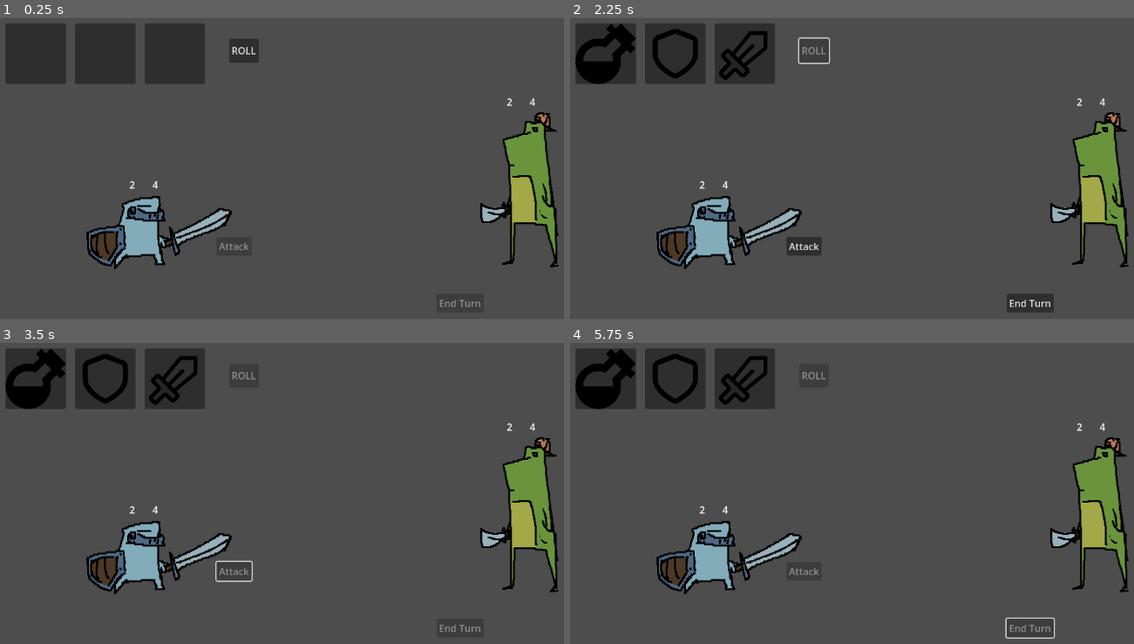
Above: before the commit, frames 1-4 (two rows, left to right).
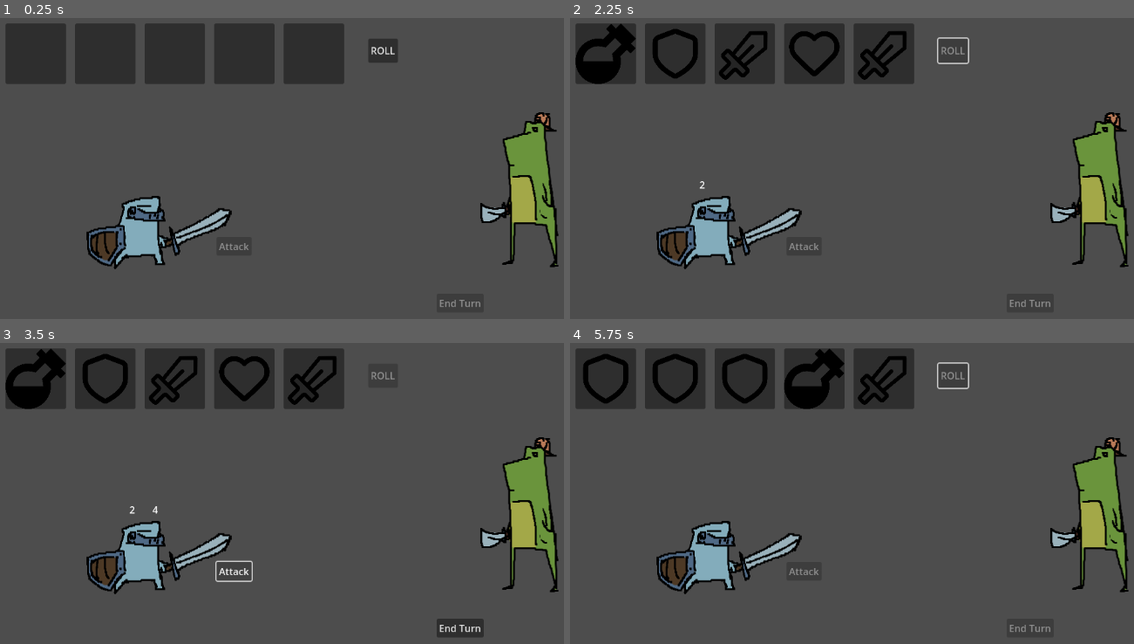
Above: after the commit, the same moments.

Repository: peteler/SlotRoguelike
Game: Godot game, scene res://scenes/battle/battle.tscn
The game is run twice, just before and just after one commit, with the same random seed, the same clock (stepped at 60 frames per second) and the same inputs. The engine's default icon, where the game draws it, is replaced by a stand-in: a white triangle on a blue panel in a dark square.
Inputs (mouse positions are in pixels of both pictures, inside the frame that each line leads up to):
- Up to frame 1 (0.25 s): no input
- Up to frame 2 (2.25 s): click "ROLL" at 0.5 s; move the mouse to (711, 231) at 1.27 s; click (711, 231) at 1.42 s; tap Enter at 2 s; move the mouse to (767, 222) at 2.02 s; click (767, 222) at 2.17 s
- Up to frame 3 (3.5 s): click (236, 571) at 2.75 s, where only the run before the commit has a clickable "Attack"
- Up to frame 4 (5.75 s): click (1032, 628) at 3.5 s, where only the run after the commit has a clickable "End Turn"; tap Space at 4.25 s; move the mouse to (976, 442) at 4.27 s; click (976, 442) at 4.42 s; click (953, 376) at 5 s, where only the run after the commit has a clickable "ROLL"

The runs differ from the first frame. In frame 1, 4.3% of the frame differs, in the area x 23-95%, y 2-57%; in frame 2, 4.2%; in frame 3, 4.1%; in frame 4, 5.8%, in the area x 0-95%, y 1-99%.

Commit message:
player can only attack once per turn, and only if attack points are positive. can start working on enemy basic turn

Diff:
--- a/custom_resources/symbols/mana_potion.tres
+++ b/custom_resources/symbols/mana_potion.tres
@@ -7,7 +7,10 @@
 script = ExtResource("1_ifa71")
 texture = ExtResource("2_732ob")
 symbol_name = "Symbol"
-mana_gain = 2
-attack_gain = 0
-block_gain = 0
+target_type = null
+is_instant_effect = null
+health_effect = null
+mana_effect = 2
+attack_effect = null
+block_effect = null
 metadata/_custom_type_script = "uid://dwxqiops6h6f5"
--- a/custom_resources/symbols/shield.tres
+++ b/custom_resources/symbols/shield.tres
@@ -7,7 +7,10 @@
 script = ExtResource("1_jhtxi")
 texture = ExtResource("2_gexcj")
 symbol_name = "Symbol"
-mana_gain = 0
-attack_gain = 0
-block_gain = 2
+target_type = null
+is_instant_effect = null
+health_effect = null
+mana_effect = null
+attack_effect = null
+block_effect = 2
 metadata/_custom_type_script = "uid://dwxqiops6h6f5"
--- a/custom_resources/symbols/sword.tres
+++ b/custom_resources/symbols/sword.tres
@@ -7,7 +7,10 @@
 script = ExtResource("1_2u7ws")
 texture = ExtResource("2_lfi3j")
 symbol_name = "Symbol"
-mana_gain = 0
-attack_gain = 2
-block_gain = 0
+target_type = null
+is_instant_effect = null
+health_effect = null
+mana_effect = null
+attack_effect = 2
+block_effect = null
 metadata/_custom_type_script = "uid://dwxqiops6h6f5"
--- a/scenes/Characters/Enemies/enemy.gd
+++ b/scenes/Characters/Enemies/enemy.gd
@@ -1,6 +1,2 @@
 # Enemy.gd
-extends Character# Make sure this is your root node!
-
-func _ready():
-	pass
-	# call setup to basic stats
+extends Character
--- a/scenes/Characters/Player/player_character.tscn
+++ b/scenes/Characters/Player/player_character.tscn
@@ -4,6 +4,7 @@
 [ext_resource type="Texture2D" uid="uid://df4g1o71vmqrl" path="res://assets/Knight.png" id="2_uxe4s"]
 
 [node name="PlayerCharacter" instance=ExtResource("1_soqk2")]
+max_health = 100
 
 [node name="CollisionShape2D" parent="." index="0"]
 position = Vector2(-31, -0.5)
--- a/scenes/Characters/character.gd
+++ b/scenes/Characters/character.gd
@@ -16,6 +16,7 @@
 signal turn_started
 signal turn_ended
 
+## variables
 var is_my_turn: bool = false
 
 @export var max_health: int = 100
@@ -36,7 +37,7 @@
 var attack: int = 0:
 	set(value):
 		attack = value
-		emit_signal("block_updated", attack)
+		emit_signal("attack_updated", attack)
 
 func _ready():
 	# Connect the built-in Area2D signal to our targeting function
@@ -48,7 +49,7 @@
 
 # --- Core Combat Functions ---
 
-func take_damage(amount: int):
+func take_damage_consider_block(amount: int):
 	if amount <= 0: return
 
 	var damage_to_block = min(block, amount)
@@ -57,31 +58,21 @@
 	var remaining_damage = amount - damage_to_block
 	self.current_health -= remaining_damage
 
-func add_block(amount: int):
-	self.block += amount
-
 func heal(amount: int):
-	self.current_health += amount
-
-func modify_health(amount: int):
 	if amount > 0:
-		heal(amount)
-	else:
-		take_damage(-amount)
+		current_health += amount
 
 func modify_attack(amount: int):
-	self.attack += amount
-	emit_signal("attack_updated", self.attack)
-
+	attack += amount
 
 func modify_block(amount: int):
-	add_block(amount)
-	emit_signal("block_updated", self.block)
+	block += amount
 
 # --- Targeting Logic (moved from Enemy.gd) ---
 
 func _on_input_event(viewport, event, shape_idx):
 	if event is InputEventMouseButton and event.button_index == MOUSE_BUTTON_LEFT and event.is_pressed():
+		print("self: ", self)
 		# Let any listener (like the BattleManager) know this character was clicked.
 		emit_signal("targeted", self)
 
--- a/scenes/battle/SlotMachine/slot_machine.gd
+++ b/scenes/battle/SlotMachine/slot_machine.gd
@@ -20,7 +20,7 @@
 @onready var roll_button: Button = $RollButton
 
 # The number of slots the player currently has.
-var number_of_slots: int = 3 # You will update this from player stats.
+var number_of_slots: int = 5 # You will update this from player stats.
 
 var _symbol_pool = SymbolPool.new()
 
--- a/scenes/battle/battle.tscn
+++ b/scenes/battle/battle.tscn
@@ -22,12 +22,12 @@
 
 [node name="Characters" type="Node2D" parent="."]
 
-[node name="Enemies" type="Node2D" parent="Characters"]
+[node name="Enemies" type="Node2D" parent="Characters" groups=["enemies_container"]]
 
 [node name="enemy" parent="Characters/Enemies" instance=ExtResource("3_0yh6x")]
 position = Vector2(816, 245)
 
-[node name="PlayerCharacter" parent="Characters" instance=ExtResource("3_h0kxc")]
+[node name="PlayerCharacter" parent="Characters" groups=["player_character"] instance=ExtResource("3_h0kxc")]
 position = Vector2(279, 371)
 script = ExtResource("4_fh7rg")
 
@@ -38,7 +38,7 @@
 offset_left = 25.0
 offset_top = 25.0
 offset_right = -564.0
-offset_bottom = -442.0
+offset_bottom = -452.0
 
 [node name="SpellsPanel" type="Control" parent="UI"]
 layout_mode = 3
--- a/scenes/battle/battle_manager.gd
+++ b/scenes/battle/battle_manager.gd
@@ -19,7 +19,7 @@
 var current_state: State
 var current_targeting_mode := TargetingMode.NONE
 var current_spell: Spell
-var player: PlayerCharacter # We'll assign this in _ready()
+var player_character: PlayerCharacter # We'll assign this in _ready()
 var enemies_container: Node # The parent node holding all enemy scenes
 var enemies: Array # enemies_container.get_children()
 
@@ -30,11 +30,13 @@
 @onready var end_turn_button = $/root/Battle/UI/EndTurnButton
 # @onready var spell_panel = get_node("/root/Battle/UI/SpellPanel") # For later
 
+# general flags
+var player_attacked_flag = false
 
 func _ready():
 	# Get references to the characters
-	player = get_node("/root/Battle/Characters/Player")
-	enemies_container = get_node("/root/Battle/Characters/Enemies")
+	player_character = get_tree().get_first_node_in_group("player_character")
+	enemies_container = get_tree().get_first_node_in_group("enemies_container")
 	enemies = enemies_container.get_children()
 
 	# Connect signals from UI elements to our manager's functions.
@@ -52,7 +54,7 @@
 # --- Signal Handlers ---
 
 # Revised enemy targeting handler
-func _on_enemy_targeted(enemy_node):
+func _on_enemy_targeted(enemy_node: Area2D):
 	# Only process in targeting states
 	if current_state != State.PLAYER_TARGETING:
 		return
@@ -60,58 +62,14 @@
 	# Handle based on current targeting mode
 	match current_targeting_mode:
 		TargetingMode.ATTACK:
-			# Apply player's attack to enemy
-			var damage = max(0, player.attack - enemy_node.current_block)
-			enemy_node.take_damage(damage)
-
-			# Visual feedback
-			$Effects.create_damage_effect(enemy_node.position, damage)
-
+			handle_attack_targeting(enemy_node)
+			# Disable attack for this turn
+			player_attacked_flag = true
 		TargetingMode.SPELL:
-			# Get current spell and execute it
-			if current_spell:
-				current_spell.execute(enemy_node)
-
-				# Deduct mana cost
-				player.mana -= current_spell.mana_cost
-				player.update_mana_display()
-
-		_:
-			# No valid targeting mode
-			return
+			handle_spell_targeting(enemy_node)
 
 	# Clean up targeting state
 	end_targeting()
-
-# End targeting mode
-func end_targeting():
-	# TODO:  Remove highlights
-
-
-	# Reset targeting
-	current_targeting_mode = TargetingMode.NONE
-	current_spell = null
-
-	# Return to action state
-	enter_state(State.PLAYER_ACTION)
-
-# Start attack targeting
-func start_attack_targeting():
-	current_targeting_mode = TargetingMode.ATTACK
-	enter_state(State.PLAYER_TARGETING)
-
-	# TODO: Highlight enemies
-
-
-# Start spell targeting
-func start_spell_targeting(spell: Spell):
-	current_targeting_mode = TargetingMode.SPELL
-	current_spell = spell
-	enter_state(State.PLAYER_TARGETING)
-
-	# TODO: Highlight valid targets
-
-
 
 func _on_slot_roll_completed(symbols: Array):
 	# This is called when the SlotMachine is done rolling.
@@ -130,7 +88,6 @@
 	for symbol in symbols:
 		if !symbol.is_instant_effect:
 			await _process_symbol_with_delay(symbol, 0.3)
-
 	enter_state(State.PLAYER_ACTION)
 
 # Attack button handler
@@ -140,8 +97,7 @@
 
 # Spell button handler (connect all spell buttons to this)
 func _on_spell_button_pressed(spell: Spell):
-	if current_state == State.PLAYER_ACTION and player.mana >= spell.mana_cost:
-		start_spell_targeting(spell)
+	pass
 
 func _on_end_turn_button_pressed():
 	if current_state != State.PLAYER_ACTION:
@@ -149,6 +105,9 @@
 
 	# The player ends their turn, so we move to the enemy's turn.
 	enter_state(State.ENEMY_TURN)
+
+
+# --- state management functions ---
 
 func enter_state(new_state: State):
 
@@ -164,14 +123,15 @@
 			# spell_panel.hide() # for later
 
 			# Reset turn stats from the previous turn
-
-			# TODO: Update UI to show these stats are 0
+			init_player_start_of_turn()
+			init_enemy_start_of_turn()
+
 
 		State.PLAYER_ACTION:
 			# The player has rolled, now they can act.
 			# Disable roll, enable actions.
 			roll_button.disabled = true
-			attack_button.disabled = false
+			attack_button.disabled = (player_character.attack <= 0) or player_attacked_flag
 			end_turn_button.disabled = false
 			# spell_panel.show() # for later
 
@@ -191,6 +151,57 @@
 			print("Enemy turn ends.")
 			enter_state(State.PLAYER_ROLL)
 
+# End targeting mode
+func end_targeting():
+	# TODO:  Remove highlights
+
+	# Reset targeting
+	current_targeting_mode = TargetingMode.NONE
+	current_spell = null
+
+	# Return to action state
+	enter_state(State.PLAYER_ACTION)
+
+# Start attack targeting
+func start_attack_targeting():
+	current_targeting_mode = TargetingMode.ATTACK
+	enter_state(State.PLAYER_TARGETING)
+
+	# TODO: Highlight enemies
+
+# Start spell targeting
+func start_spell_targeting(spell: Spell):
+	current_targeting_mode = TargetingMode.SPELL
+	current_spell = spell
+	enter_state(State.PLAYER_TARGETING)
+
+	# TODO: Highlight valid targets
+
+func init_player_start_of_turn():
+	player_attacked_flag = false
+	player_character.attack = 0
+	player_character.block = 0
+
+# TODO: setup enemy intent system
+func init_enemy_start_of_turn():
+	pass
+
+# --- combat helper functions ---
+
+func handle_attack_targeting(target):
+	# Apply damage
+	var damage = max(0, player_character.attack - target.block)
+	target.take_damage_consider_block(damage)
+
+	# TODO: Visual feedback
+
+func handle_spell_targeting(target):
+	if current_spell:
+		current_spell.execute(target)
+		# Deduct mana cost would go here
+
+# --- symbol interaction functions ---
+
 # Process a symbol with visual delay
 func _process_symbol_with_delay(symbol: SymbolData, delay: float):
 	emit_signal("symbol_processing_started", symbol)
@@ -215,7 +226,7 @@
 func _get_targets_for_symbol(symbol: SymbolData) -> Array:
 	match symbol.target_type:
 		SymbolData.TARGET_TYPE.SELF:
-			return [player]
+			return [player_character]
 
 		SymbolData.TARGET_TYPE.SINGLE_ENEMY:
 			# Get first alive enemy (or use player-selected target)
@@ -234,7 +245,7 @@
 			return []
 
 		SymbolData.TARGET_TYPE.ALL_CHARACTERS:
-			var all_chars = [player]
+			var all_chars = [player_character]
 			all_chars.append_array(enemies)
 			return all_chars.filter(func(c): return c.is_alive())
 
--- a/scenes/battle/stats_ui.gd
+++ b/scenes/battle/stats_ui.gd
@@ -1,11 +1,21 @@
 # StatsUI.gd
 extends Control
 
-@onready var block_label = $HBoxContainer/BlockLabel
-@onready var attack_label = $HBoxContainer/AttackLabel
+@onready var block_label: Label = $HBoxContainer/BlockLabel
+@onready var attack_label: Label = $HBoxContainer/AttackLabel
 
-func set_block(block_val: int):
-	block_label.text = str(block_val)
+func _ready():
+	var character = get_parent() as Character
+	if character:
+		character.block_updated.connect(_on_block_updated)
+		character.attack_updated.connect(_on_attack_updated)
+		_on_block_updated(character.block)
+		_on_attack_updated(character.attack)
 
-func set_attack(attack_val: int):
-	attack_label.text = str(attack_val)
+func _on_block_updated(block: int):
+	block_label.text = str(block)
+	block_label.visible = block > 0
+
+func _on_attack_updated(attack: int):
+	attack_label.text = str(attack)
+	attack_label.visible = attack > 0
--- /dev/null
+++ b/test.gd
@@ -0,0 +1,10 @@
+extends Node2D
+
+# Print all groups and their nodes
+# Add this to any node's script
+func _ready():
+	# Print all groups and their members
+	for group in get_tree().get_nodes_in_group(""):
+		print("Group:", group)
+		for member in get_tree().get_nodes_in_group(group):
+			print("\t", member.name, " (", member.get_class(), ")")
--- /dev/null
+++ b/test.tscn
@@ -0,0 +1,6 @@
+[gd_scene load_steps=2 format=3 uid="uid://x546x56kdfs1"]
+
+[ext_resource type="Script" uid="uid://n51vtlmncs3c" path="res://test.gd" id="1_37kl0"]
+
+[node name="test" type="Node2D"]
+script = ExtResource("1_37kl0")
Not shown, added: test.gd.uid
